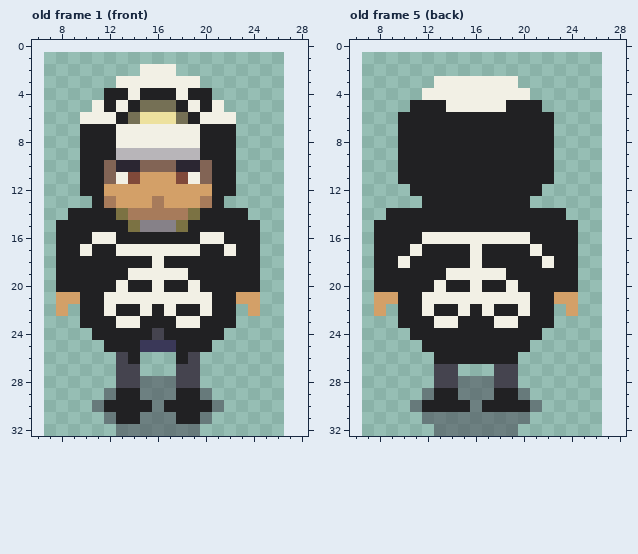
Two states of a pixel-art file, MiniJam-Deception/Sprites/main-character-disguised.aseprite. The first picture shows the starting point.
20x32 pixels, 16 frames. Colours within 5 levels of each other are drawn and written as one. Shown: old frame 1 (front): x 6..28, y 0..32; old frame 5 (back): x 6..28, y 0..32. The old version is drawn lined up with the new one, on the new canvas. The commit also changed other frames, which this record leaves out.
New version:
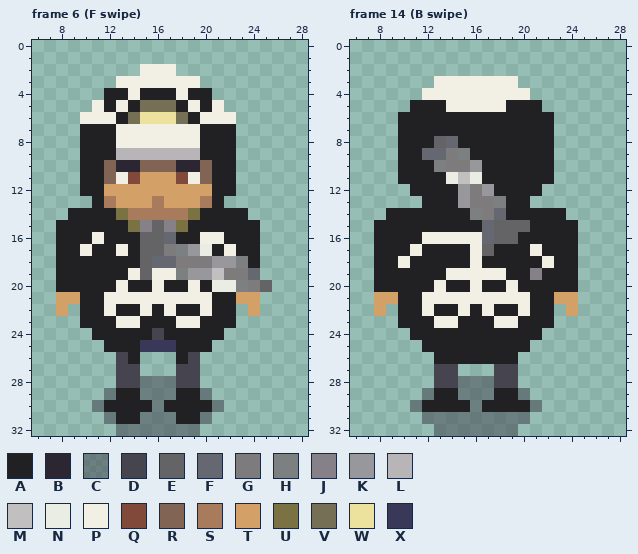
Palette (. is transparent): A #212123  B #2b2632  C #45444f81  D #45444f  E #646365  F #656870  G #7d7b7b  H #7d8081  J #868188  K #97979c  L #b8b5b9  M #c2bfc0  N #eaede4  P #f2f0e5  Q #80493a  R #826455  S #a77b5b  T #d3a068  U #7b7243  V #757055  W #ede19e  X #3a3858
A new or re-ordered frame is compared with the old frame closest to it.
What changed:
canvas 20x32 -> 35x33, the old top-left corner now at 7,1
frames 16 -> 36
--- frame 6 (F swipe) is new; against old frame 1 (front)
@@ x 6..28 @@
 14 ...AAAAUSSSSSUAAAA.....
-15 ..AAAAAAUJJJUAAAAAA....
-16 ..AAAPPAAAAAAAPPAAA....
-17 ..AAPAAPPPPPPPAAPAA....
-18 ..AAAAAAAAPAAAAAAAA....
-19 ..AAAAAAPPPPPAAAAAA....
-20 ..AAAAAPAAPAAPAAAAA....
+15 ..AAAAAAUJEJUAAAAAA....
+16 ..AAAPAAAEEFAAPPAAA....
+17 ..AAPAAPAEEGHKNAPAA....
+18 ..AAAAAAAEFFGGGKKHA....
+19 ..AAAAAAPEPPHKKMGGF....
+20 ..AAAAAPAAPAAPANNHGE...
 21 ..TTAAPPPPPPPPPAATT....
--- frame 14 (B swipe) is new; against old frame 5 (back)
@@ x 10..23 @@
  7 AAAAAAAAAAAAA.
- 8 AAAAAAAAAAAAA.
- 9 AAAAAAAAAAAAA.
-10 AAAAAAAAAAAAA.
-11 AAAAAAAAAAAAA.
-12 .AAAAAAAAAAA..
-13 ..AAAAAAAAA...
-14 AAAAAAAAAAAAAA
-15 AAAAAAAAAAAAAA
-16 AAPPPPPPPPPAAA
-17 APAAAAPAAAAPAA
+ 8 AAAEFAAAAAAAA.
+ 9 AAFFGHAAAAAAA.
+10 AAAHGGKAAAAAA.
+11 AAAANMNAAAAAA.
+12 .AAAAKGKAAAA..
+13 ..AAAKGGHAA...
+14 AAAAAAHGFAAAAA
+15 AAAAAAAFEEEAAA
+16 AAPPPPPFEEAAAA
+17 APAAAAPEAAAPAA
 18 PAAAAAPAAAAAPA
-19 AAAAPPPPPAAAAA
+19 AAAAPPPPPAAJAA
 20 AAAPAAPAAPAAAA
Pixel boxes of the changes (left, top, right, bottom) in both pictures:
changed: (104, 220, 272, 292)
changed: (422, 136, 542, 280)
